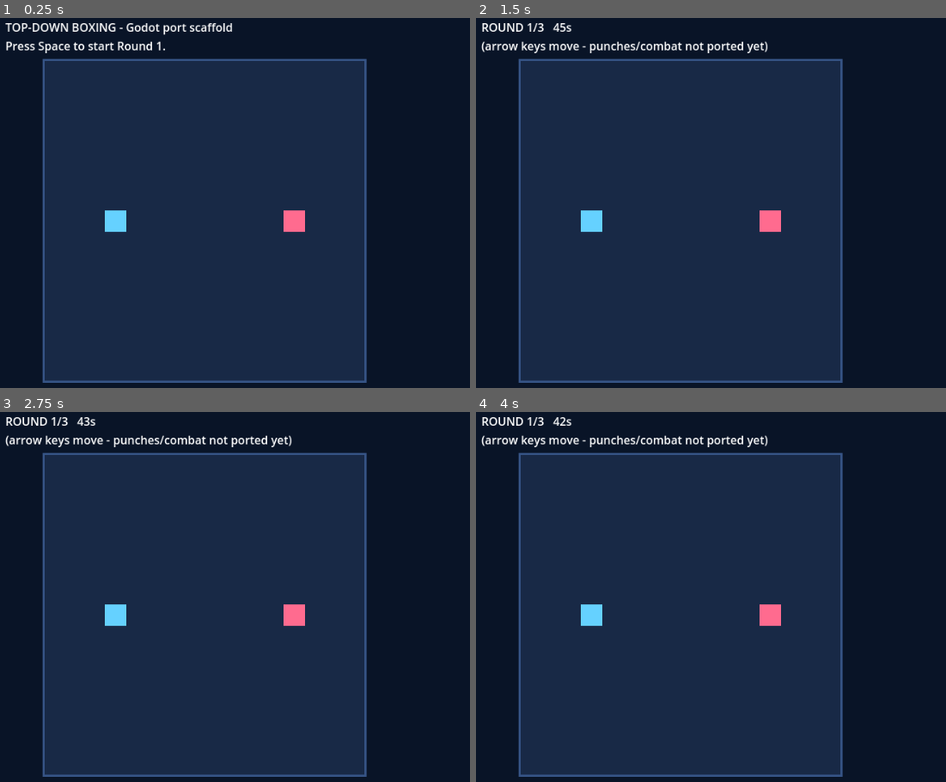
Above: before the commit, frames 1-4 (two rows, left to right).
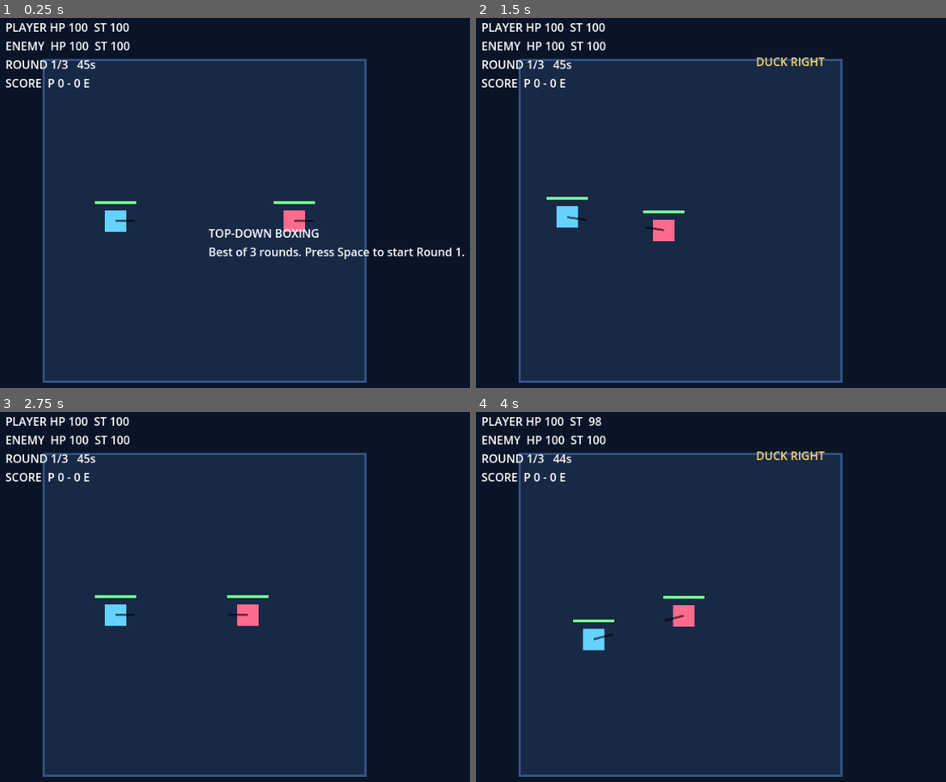
Above: after the commit, the same moments.

Repository: acertainromance401/GAME
Game: Godot game, scene res://scenes/Main.tscn
Two runs of this game, one before a commit and one after it. Both use one fixed random seed, a clock stepped at 60 frames per second and the inputs below.
Inputs:
- Up to frame 1 (0.25 s): no input
- Up to frame 2 (1.5 s): tap Space at 0.5, 0.77, 1.07 s; hold D 0.53-1.28 s; hold Q 0.53-1.28 s; tap E at 0.8, 1.35 s; hold S from 1.28 s (still down)
- Up to frame 3 (2.75 s): tap Space at 1.52, 1.82, 2.3 s; tap R at 1.55 s; release S at 2.03 s; hold D from 2.03 s (still down); hold R from 2.03 s (still down)
- Up to frame 4 (4 s): release D at 2.78 s; release R at 2.78 s; hold W 2.78-3.53 s; tap Space at 2.85, 3.02, 3.32, 3.77 s; tap Q at 3.05 s; hold A from 3.53 s (still down); hold Q from 3.53 s (still down); tap E at 3.8 s

The runs differ from the first frame. In frame 1, 2.9% of the frame differs, in the area x 1-99%, y 1-66%; in frame 2, 3.2%, in the area x 1-75%, y 1-61%; in frame 3, 2.5%; in frame 4, 3.2%.

Commit message:
Godot port phase 2: real combat logic (8 punches, hit detection, AI, round flow)
- scripts/fighter.gd (new): Fighter class (extends Node2D) mirroring the
  Python @dataclass field-for-field, plus placeholder visuals (colored
  body, facing line, HP bar, translucent attack-cone indicator).
- scripts/main.gd: replaced the flat movement-only stub with the actual
  ported game loop - facing, arrow-key movement (facing-relative
  forward/strafe like the Python version), duck (Q/E, position-shifting
  like the original)/backstep (S, with i-frames)/guard (W) evasion,
  start_combo_attack + start_attack + attempt_hit (range+cone+duck-evade
  checks, whiff/counter/guard/stagger/streak-staling), update_actor_timers
  (stamina regen, action windows, whiff penalty), a basic enemy AI
  (approach/attack/dodge), and the intro/fight/round_break/match_over
  state machine with HUD text and Space/R controls.
- Still placeholder-only: pseudo-3rd-pe- Still placeholder-only: pseudo-3rd-pe- Still placeholder-only: pseudo-3rd-pe- Still placeholder-only: pseudo-3rd-pe- Still placeholder-only: pseudo-3rd-pe- Slid- Still placeholder-only: pseudo-3rd-pe- Still placeholder-only: pseud (t- Still placeholder-only: pseudo-3rd-pe- Still placeholder-only: p remo- Still placeholder-only: pseudo-3rd-pe- Still placeholder-onlcod- Still placeholder-only: pseudo-3rd-pe- Stillof just parsing) - zero
  script errors in all runs.

Diff:
--- /dev/null
+++ b/godot-pixel-boxing/scripts/fighter.gd
@@ -0,0 +1,104 @@
+extends Node2D
+class_name Fighter
+## Ported from the Python `Fighter` @dataclass in
+## desktop-pixel-boxing/pixel_boxing_topdown.py - field-for-field, same
+## names where GDScript allows it. `range`/`damage` are renamed to
+## `punch_range`/`punch_damage` because `range` is a GDScript builtin
+## function and `damage` reads oddly duplicated - everything else matches.
+##
+## Visual: a colored square body, a facing-direction line, an HP bar, and a
+## translucent "attack cone" polygon shown only while actively swinging.
+## This is intentionally simple placeholder art (no skeleton/joints/gloves
+## yet) - see the migration notes in scripts/main.gd for what's deferred.
+
+var fighter_name: String = "Fighter"
+var fighter_color: Color = Color.WHITE
+
+var radius: float = 17.0
+var hp: int = 100
+var max_hp: int = 100
+var stamina: float = 100.0
+var max_stamina: float = 100.0
+var facing := Vector2.RIGHT
+var action: String = "idle"
+var action_t: float = 0.0
+var action_dur: float = 0.0
+var active_a: float = 0.0
+var active_b: float = 0.0
+var punch_damage: int = 0
+var punch_range: float = 0.0
+var half_angle_deg: float = 0.0
+var acted: bool = false
+var invuln: float = 0.0
+var dodge_t: float = 0.0
+var hit_flash: float = 0.0
+var anim_t: float = 0.0
+var exposed: float = 0.0
+var stagger: float = 0.0
+var whiff_penalized: bool = false
+var streak_action: String = ""
+var streak_count: int = 0
+
+const BODY_SIZE := Vector2(30.0, 30.0)
+const HP_BAR_WIDTH := 60.0
+
+var _body: ColorRect
+var _facing_line: Line2D
+var _range_cone: Polygon2D
+var _hp_bg: ColorRect
+var _hp_fill: ColorRect
+
+
+func _ready() -> void:
+	_body = ColorRect.new()
+	_body.size = BODY_SIZE
+	_body.position = -BODY_SIZE * 0.5
+	_body.color = fighter_color
+	add_child(_body)
+
+	_facing_line = Line2D.new()
+	_facing_line.width = 3.0
+	_facing_line.default_color = Color(0.0, 0.0, 0.0, 0.6)
+	add_child(_facing_line)
+
+	_range_cone = Polygon2D.new()
+	_range_cone.color = Color(1.0, 0.85, 0.4, 0.25)
+	_range_cone.visible = false
+	add_child(_range_cone)
+
+	_hp_bg = ColorRect.new()
+	_hp_bg.size = Vector2(HP_BAR_WIDTH, 6.0)
+	_hp_bg.color = Color("#0f1727")
+	_hp_bg.position = Vector2(-HP_BAR_WIDTH * 0.5, -BODY_SIZE.y * 0.5 - 14.0)
+	add_child(_hp_bg)
+
+	_hp_fill = ColorRect.new()
+	_hp_fill.size = Vector2(HP_BAR_WIDTH - 2.0, 4.0)
+	_hp_fill.color = Color("#77ff9f")
+	_hp_fill.position = _hp_bg.position + Vector2(1.0, 1.0)
+	add_child(_hp_fill)
+
+
+## Called once per frame from main.gd after all state updates, so the
+## visuals always reflect this frame's final position/action/hp.
+func update_visual() -> void:
+	_body.color = fighter_color.lerp(Color.WHITE, clamp(hit_flash / 0.18, 0.0, 1.0))
+	_facing_line.points = PackedVector2Array([Vector2.ZERO, facing * (radius + 10.0)])
+	_hp_fill.size.x = max(0.0, (HP_BAR_WIDTH - 2.0) * float(hp) / float(max(1, max_hp)))
+
+	if action != "idle" and action_t < action_dur and punch_range > 0.0:
+		_range_cone.polygon = _build_cone(punch_range, half_angle_deg)
+		_range_cone.visible = true
+	else:
+		_range_cone.visible = false
+
+
+func _build_cone(range_len: float, half_angle: float) -> PackedVector2Array:
+	var pts := PackedVector2Array([Vector2.ZERO])
+	var base_angle := facing.angle()
+	var steps := 10
+	for i in range(steps + 1):
+		var t: float = lerp(-half_angle, half_angle, float(i) / float(steps))
+		var a := base_angle + deg_to_rad(t)
+		pts.append(Vector2(cos(a), sin(a)) * range_len)
+	return pts
--- a/godot-pixel-boxing/scripts/main.gd
+++ b/godot-pixel-boxing/scripts/main.gd
@@ -1,39 +1,61 @@
 extends Node2D
-## Phase-1 Godot scaffold for the pixel-boxing prototype. Mirrors the core
-## round/match loop and basic arrow-key movement from
-## desktop-pixel-boxing/pixel_boxing_topdown.py as a starting point for the
-## full engine port.
+## Phase-2 Godot scaffold for the pixel-boxing prototype. Ports the actual
+## GAMEPLAY logic from desktop-pixel-boxing/pixel_boxing_topdown.py:
+## movement, duck/backstep/guard evasion, the full 8-punch combat system
+## (start_attack/attempt_hit), anti-mash tuning (whiff recovery, stagger,
+## move staleness), a basic enemy AI, and the round/match state machine.
 ##
-## NOT ported yet (future phases): the 8-punch combat system and hit
-## detection, the pseudo-3rd-person camera projection, skeletal
-## limb/joint animation, hitstop/camera shake/particles, the ring
-## ropes/crowd, and the Korean commentary captions. This scaffold only
-## proves the project opens and runs in Godot with the right window size,
-## a flat top-down arena, and both fighters moving - everything else still
-## needs to be built out.
+## Visuals are intentionally still placeholder (see scripts/fighter.gd):
+## colored squares + a facing line + an attack-cone indicator + HP bars,
+## no skeleton/joints/gloves, no pseudo-3rd-person camera projection, no
+## hitstop/camera-shake/particles/crowd/ropes/commentary yet - those are
+## later phases once the core feel is confirmed to work in-engine.
 
 const BG_COLOR := Color("#091427")
 const ARENA_BG := Color("#182946")
 const ARENA_EDGE := Color("#365486")
 const PLAYER_COLOR := Color("#65d1ff")
 const ENEMY_COLOR := Color("#ff6b8f")
+const GOLD := Color("#ffd86f")
 
 const PLAYER_SPEED := 210.0
-const FIGHTER_SIZE := Vector2(30.0, 30.0)
-
-var player_pos := Vector2(170.0, 295.0)
-var enemy_pos := Vector2(420.0, 295.0)
-var round_time := 45.0
+const DUCK_MAX := 34.0
+const DUCK_SMOOTH := 14.0
+const BACK_MAX := 38.0
+const BACK_SMOOTH := 12.5
+
+const FighterScript := preload("res://scripts/fighter.gd")
+
+var arena_rect: Polygon2D
+var hud: Label
+var feedback_label: Label
+var overlay_label: Label
+
+var player: Node2D
+var enemy: Node2D
+
+var player_duck_target := 0.0
+var player_duck_offset := 0.0
+var player_back_target := 0.0
+var player_back_offset := 0.0
+
+var round_i := 1
+var max_rounds: int = CombatData.ROUND_LIMIT
+var score_player := 0
+var score_enemy := 0
+var round_time := CombatData.ROUND_SECONDS
 var state := "intro"
-
-var arena_rect: Polygon2D
-var player_node: ColorRect
-var enemy_node: ColorRect
-var hud: Label
+var overlay_title := ""
+var overlay_body := ""
+var feedback_text := ""
+var feedback_timer := 0.0
+var enemy_ai_timer := 0.0
+
+var _prev_keys: Dictionary = {}
+const _EDGE_KEYS := [KEY_A, KEY_D, KEY_Q, KEY_E, KEY_W, KEY_S, KEY_SPACE, KEY_R]
 
 
 func _ready() -> void:
-	round_time = CombatData.ROUND_SECONDS
 	RenderingServer.set_default_clear_color(BG_COLOR)
 
 	arena_rect = Polygon2D.new()
@@ -53,60 +75,431 @@
 	arena_outline.points = arena_rect.polygon
 	add_child(arena_outline)
 
-	player_node = ColorRect.new()
-	player_node.color = PLAYER_COLOR
-	player_node.size = FIGHTER_SIZE
-	add_child(player_node)
-
-	enemy_node = ColorRect.new()
-	enemy_node.color = ENEMY_COLOR
-	enemy_node.size = FIGHTER_SIZE
-	add_child(enemy_node)
+	player = FighterScript.new()
+	player.fighter_name = "Player"
+	player.fighter_color = PLAYER_COLOR
+	add_child(player)
+
+	enemy = FighterScript.new()
+	enemy.fighter_name = "Enemy"
+	enemy.fighter_color = ENEMY_COLOR
+	add_child(enemy)
 
 	hud = Label.new()
 	hud.add_theme_color_override("font_color", Color.WHITE)
 	hud.position = Vector2(16.0, 12.0)
 	add_child(hud)
 
+	feedback_label = Label.new()
+	feedback_label.add_theme_color_override("font_color", GOLD)
+	feedback_label.position = Vector2(400.0, 60.0)
+	add_child(feedback_label)
+
+	overlay_label = Label.new()
+	overlay_label.add_theme_color_override("font_color", Color.WHITE)
+	overlay_label.position = Vector2(300.0, 300.0)
+	add_child(overlay_label)
+
+	_reset_match()
+
+
+func _reset_match() -> void:
+	round_i = 1
+	score_player = 0
+	score_enemy = 0
+	state = "intro"
+	_reset_fighters()
+	overlay_title = "TOP-DOWN BOXING"
+	overlay_body = "Best of %d rounds. Press Space to start Round 1." % max_rounds
+
+
+func _reset_fighters() -> void:
+	player.position = Vector2(170.0, 295.0)
+	player.hp = player.max_hp
+	player.stamina = player.max_stamina
+	player.action = "idle"
+	player.action_t = 0.0
+	player.action_dur = 0.0
+	player.streak_action = ""
+	player.streak_count = 0
+
+	enemy.position = Vector2(420.0, 295.0)
+	enemy.hp = enemy.max_hp
+	enemy.stamina = enemy.max_stamina
+	enemy.action = "idle"
+	enemy.action_t = 0.0
+	enemy.action_dur = 0.0
+	enemy.streak_action = ""
+	enemy.streak_count = 0
+
+	player_duck_target = 0.0
+	player_duck_offset = 0.0
+	player_back_target = 0.0
+	player_back_offset = 0.0
+	round_time = CombatData.ROUND_SECONDS
+	enemy_ai_timer = 0.0
+
+
+func _start_round() -> void:
+	_reset_fighters()
+	state = "fight"
+
+
+func _show_feedback(text: String) -> void:
+	feedback_text = text
+	feedback_timer = 0.35
+
 
 func _process(delta: float) -> void:
 	match state:
-		"intro":
-			hud.text = "TOP-DOWN BOXING - Godot port scaffold\nPress Space to start Round 1."
-			if Input.is_physical_key_pressed(KEY_SPACE):
-				state = "fight"
 		"fight":
-			_update_player_movement(delta)
-			round_time = max(0.0, round_time - delta)
-			if round_time <= 0.0:
-				state = "round_over"
-			hud.text = "ROUND 1/%d   %ds\n(arrow keys move - punches/combat not ported yet)" % [
-				CombatData.ROUND_LIMIT, int(ceil(round_time))
-			]
-		"round_over":
-			hud.text = "ROUND OVER - press R to restart"
-			if Input.is_physical_key_pressed(KEY_R):
-				player_pos = Vector2(170.0, 295.0)
-				enemy_pos = Vector2(420.0, 295.0)
-				round_time = CombatData.ROUND_SECONDS
-				state = "fight"
-
-	player_node.position = player_pos - FIGHTER_SIZE * 0.5
-	enemy_node.position = enemy_pos - FIGHTER_SIZE * 0.5
+			overlay_label.visible = false
+			_update_fight(delta)
+		_:
+			overlay_label.visible = true
+			overlay_label.text = "%s\n%s" % [overlay_title, overlay_body]
+			if _just_pressed(KEY_SPACE):
+				if state == "match_over":
+					_reset_match()
+				else:
+					_start_round()
+
+	if _just_pressed(KEY_R):
+		_reset_match()
+
+	feedback_timer = max(0.0, feedback_timer - delta)
+	player.update_visual()
+	enemy.update_visual()
+	_update_hud()
+	_store_prev_keys()
+
+
+func _just_pressed(keycode: int) -> bool:
+	var now := Input.is_physical_key_pressed(keycode)
+	var was: bool = _prev_keys.get(keycode, false)
+	return now and not was
+
+
+func _store_prev_keys() -> void:
+	for k in _EDGE_KEYS:
+		_prev_keys[k] = Input.is_physical_key_pressed(k)
+
+
+func _update_hud() -> void:
+	hud.text = "PLAYER HP %3d  ST %3d\nENEMY  HP %3d  ST %3d\nROUND %d/%d   %ds\nSCORE  P %d - %d E" % [
+		player.hp, int(player.stamina), enemy.hp, int(enemy.stamina),
+		round_i, max_rounds, int(ceil(round_time)), score_player, score_enemy,
+	]
+	feedback_label.text = feedback_text if feedback_timer > 0.0 else ""
+
+
+func _update_fight(delta: float) -> void:
+	_update_facing(player, enemy)
+	_update_facing(enemy, player)
+
+	if state != "fight":
+		return
+
+	if _just_pressed(KEY_A):
+		_start_combo_attack("a")
+	if _just_pressed(KEY_D):
+		_start_combo_attack("d")
+	if _just_pressed(KEY_Q):
+		_show_feedback("DUCK LEFT")
+	if _just_pressed(KEY_E):
+		_show_feedback("DUCK RIGHT")
+	if _just_pressed(KEY_S) and player_back_target <= 0.0:
+		_show_feedback("BACKSTEP")
+		player.invuln = max(player.invuln, 0.10)
+	if _just_pressed(KEY_W) and _is_guarding():
+		_show_feedback("GUARD UP")
+
+	_update_player_movement(delta)
+	_update_player_duck(delta)
+	_update_player_backstep(delta)
+	_update_ai(delta)
+	_update_actor_timers(player, delta)
+	_update_actor_timers(enemy, delta)
+
+	round_time = max(0.0, round_time - delta)
+	if round_time <= 0.0:
+		if player.hp > enemy.hp:
+			_end_round("player", "Time")
+		elif enemy.hp > player.hp:
+			_end_round("enemy", "Time")
+		else:
+			_end_round("draw", "Time")
+
+
+func _update_facing(actor: Node2D, target: Node2D) -> void:
+	var to_target := target.position - actor.position
+	if to_target.length() > 0.0001:
+		actor.facing = to_target.normalized()
+
+
+func _is_guarding() -> bool:
+	return Input.is_physical_key_pressed(KEY_W) and player.action_t >= player.action_dur and player.stagger <= 0.0
 
 
 func _update_player_movement(delta: float) -> void:
-	var move := Vector2.ZERO
+	if player.action_t < player.action_dur or player.stagger > 0.0:
+		return
+	var forward := 0.0
+	var strafe := 0.0
 	if Input.is_physical_key_pressed(KEY_UP):
-		move.y -= 1.0
+		forward += 1.0
 	if Input.is_physical_key_pressed(KEY_DOWN):
-		move.y += 1.0
+		forward -= 1.0
+	if Input.is_physical_key_pressed(KEY_RIGHT):
+		strafe += 1.0
 	if Input.is_physical_key_pressed(KEY_LEFT):
-		move.x -= 1.0
-	if Input.is_physical_key_pressed(KEY_RIGHT):
-		move.x += 1.0
-	if move.length() > 0.0:
-		move = move.normalized()
-		player_pos += move * PLAYER_SPEED * delta
-		player_pos.x = clamp(player_pos.x, CombatData.ARENA_MIN.x + 17.0, CombatData.ARENA_MAX.x - 17.0)
-		player_pos.y = clamp(player_pos.y, CombatData.ARENA_MIN.y + 17.0, CombatData.ARENA_MAX.y - 17.0)
+		strafe -= 1.0
+	if forward == 0.0 and strafe == 0.0:
+		return
+	var right := Vector2(player.facing.y, -player.facing.x)
+	var move: Vector2 = (player.facing * forward + right * strafe).normalized()
+	player.position += move * PLAYER_SPEED * delta
+	_clamp_to_arena(player)
+
+
+func _update_player_duck(delta: float) -> void:
+	var right := Vector2(player.facing.y, -player.facing.x)
+	var target := 0.0
+	if Input.is_physical_key_pressed(KEY_Q):
+		target = -1.0
+	elif Input.is_physical_key_pressed(KEY_E):
+		target = 1.0
+	player_duck_target = target
+	var desired := player_duck_target * DUCK_MAX
+	var k := 1.0 - exp(-DUCK_SMOOTH * delta)
+	var new_offset: float = lerp(player_duck_offset, desired, k)
+	var delta_offset := new_offset - player_duck_offset
+	player_duck_offset = new_offset
+	if absf(delta_offset) > 0.0001:
+		player.position += right * delta_offset
+		_clamp_to_arena(player)
+
+
+func _update_player_backstep(delta: float) -> void:
+	player_back_target = 1.0 if Input.is_physical_key_pressed(KEY_S) else 0.0
+	var desired := player_back_target * BACK_MAX
+	var k := 1.0 - exp(-BACK_SMOOTH * delta)
+	var new_offset: float = lerp(player_back_offset, desired, k)
+	var delta_offset := new_offset - player_back_offset
+	player_back_offset = new_offset
+	if absf(delta_offset) > 0.0001:
+		player.position -= player.facing * delta_offset
+		_clamp_to_arena(player)
+
+
+func _clamp_to_arena(actor: Node2D) -> void:
+	actor.position.x = clamp(actor.position.x, CombatData.ARENA_MIN.x + actor.radius, CombatData.ARENA_MAX.x - actor.radius)
+	actor.position.y = clamp(actor.position.y, CombatData.ARENA_MIN.y + actor.radius, CombatData.ARENA_MAX.y - actor.radius)
+
+
+func _start_combo_attack(key: String) -> void:
+	var q := Input.is_physical_key_pressed(KEY_Q)
+	var e := Input.is_physical_key_pressed(KEY_E)
+	var w := Input.is_physical_key_pressed(KEY_W)
+	var action_name := ""
+	if w:
+		action_name = "left_uppercut" if key == "a" else "right_uppercut"
+	elif q:
+		action_name = "left_body" if key == "a" else "right_hook"
+	elif e:
+		action_name = "left_hook" if key == "a" else "right_body"
+	else:
+		action_name = "jab" if key == "a" else "cross"
+	_start_attack(player, action_name)
+
+
+func _start_attack(actor: Node2D, name: String) -> void:
+	if actor.action_t < actor.action_dur or actor.stagger > 0.0:
+		return
+	if not CombatData.PUNCH_SPECS.has(name):
+		return
+	var spec: Dictionary = CombatData.PUNCH_SPECS[name]
+	if actor.stamina < spec["cost"]:
+		return
+
+	if actor.streak_action == name:
+		actor.streak_count += 1
+	else:
+		actor.streak_action = name
+		actor.streak_count = 1
+	var stale_mult: float = max(
+		CombatData.STALE_FLOOR,
+		pow(CombatData.STALE_DECAY, max(0, actor.streak_count - CombatData.STALE_THRESHOLD))
+	)
+	var dmg: int = max(1, int(round(spec["damage"] * stale_mult)))
+
+	actor.action = name
+	actor.action_t = 0.0
+	actor.acted = false
+	actor.whiff_penalized = false
+	actor.action_dur = spec["action_dur"]
+	actor.active_a = spec["active_a"]
+	actor.active_b = spec["active_b"]
+	actor.punch_damage = dmg
+	actor.punch_range = spec["range"]
+	actor.half_angle_deg = spec["half_angle_deg"]
+	actor.stamina = clamp(actor.stamina - float(spec["cost"]), 0.0, actor.max_stamina)
+
+
+func _attempt_hit(attacker: Node2D, defender: Node2D) -> void:
+	if defender.invuln > 0.0 or (defender.action == "dodge" and defender.dodge_t > 0.0):
+		if defender == player:
+			_show_feedback("DODGE SUCCESS")
+		return
+
+	var to_defender := defender.position - attacker.position
+	var dist := to_defender.length()
+	if dist > attacker.punch_range + defender.radius:
+		return
+
+	var dir := to_defender.normalized()
+	var dot: float = attacker.facing.dot(dir)
+	var limit := cos(deg_to_rad(attacker.half_angle_deg))
+	if dot < limit:
+		return
+
+	if defender == player and CombatData.DUCK_EVADE_KEY.has(attacker.action):
+		var needed: String = CombatData.DUCK_EVADE_KEY[attacker.action]
+		var duck_ratio: float = clamp(absf(player_duck_offset) / max(DUCK_MAX, 0.0001), 0.0, 1.0)
+		var duck_dir := ""
+		if player_duck_offset > 0.0:
+			duck_dir = "duck_right"
+		elif player_duck_offset < 0.0:
+			duck_dir = "duck_left"
+		if duck_ratio >= CombatData.DUCK_EVADE_THRESHOLD and duck_dir == needed:
+			_show_feedback("DUCK EVADE")
+			return
+
+	var dmg: int = attacker.punch_damage
+	var punished_whiff: bool = defender.exposed > 0.0
+	if punished_whiff:
+		dmg = int(round(dmg * CombatData.EXPOSED_DMG_MULT))
+
+	var guarding := defender == player and _is_guarding()
+	if guarding:
+		dmg = max(1, int(round(dmg * CombatData.GUARD_DAMAGE_MULT)))
+
+	var interrupted: bool = (
+		CombatData.PUNCH_SPECS.has(defender.action)
+		and defender.action_t < defender.action_dur
+		and not defender.acted
+	)
+	if interrupted:
+		defender.action = "idle"
+		defender.action_t = 0.0
+		defender.action_dur = 0.0
+
+	defender.hp = clampi(defender.hp - dmg, 0, defender.max_hp)
+	defender.hit_flash = 0.18
+	defender.invuln = 0.08
+	defender.stagger = CombatData.STAGGER_LOCK * (1.5 if interrupted else 1.0)
+	defender.streak_count = 0
+
+	if attacker == player and punished_whiff:
+		_show_feedback("COUNTER HIT!")
+	elif defender == player and interrupted:
+		_show_feedback("STAGGERED")
+	elif defender == player and guarding:
+		_show_feedback("BLOCKED")
+
+	if defender.hp <= 0:
+		var winner := "player" if attacker == player else "enemy"
+		_show_feedback("KO!")
+		_end_round(winner, "KO")
+
+
+func _update_actor_timers(actor: Node2D, delta: float) -> void:
+	actor.stamina = clamp(actor.stamina + delta * 17.0, 0.0, actor.max_stamina)
+	actor.invuln = max(0.0, actor.invuln - delta)
+	actor.dodge_t = max(0.0, actor.dodge_t - delta)
+	actor.hit_flash = max(0.0, actor.hit_flash - delta)
+	actor.exposed = max(0.0, actor.exposed - delta)
+	actor.stagger = max(0.0, actor.stagger - delta)
+	actor.anim_t += delta
+
+	if actor.action_t < actor.action_dur:
+		actor.action_t += delta
+		if (
+			CombatData.PUNCH_SPECS.has(actor.action)
+			and not actor.acted
+			and actor.active_a <= actor.action_t and actor.action_t <= actor.active_b
+		):
+			var target := enemy if actor == player else player
+			_attempt_hit(actor, target)
+			actor.acted = true
+		if actor.action_t >= actor.action_dur:
+			if CombatData.PUNCH_SPECS.has(actor.action) and not actor.acted and not actor.whiff_penalized:
+				actor.action_dur += CombatData.WHIFF_RECOVERY
+				actor.whiff_penalized = true
+				actor.exposed = CombatData.WHIFF_RECOVERY + 0.05
+				if actor == player:
+					_show_feedback("OFF BALANCE")
+			else:
+				actor.action = "idle"
+
+
+func _update_ai(delta: float) -> void:
+	enemy_ai_timer = max(0.0, enemy_ai_timer - delta)
+	if enemy.action_t >= enemy.action_dur:
+		var to_player := player.position - enemy.position
+		var dist := to_player.length()
+		if dist > 130.0:
+			var dir := to_player.normalized()
+			enemy.position += dir * 155.0 * delta
+			_clamp_to_arena(enemy)
+
+	if player.exposed > 0.0 and enemy.action_t >= enemy.action_dur and enemy.stagger <= 0.0:
+		enemy_ai_timer = 0.0
+
+	if enemy_ai_timer > 0.0:
+		return
+
+	var cooldown_scale := 1.0 + 0.15 * float(round_i - 1)
+	enemy_ai_timer = randf_range(0.14, 0.30) / cooldown_scale
+	var dist2 := (player.position - enemy.position).length()
+	if dist2 < 84.0 and randf() < 0.28:
+		enemy.action = "dodge"
+		enemy.action_t = 0.0
+		enemy.action_dur = 0.22
+		enemy.punch_range = 0.0
+		enemy.acted = true
+		enemy.invuln = 0.14
+		enemy.dodge_t = 0.14
+		var back := (enemy.position - player.position).normalized()
+		enemy.position += back * 40.0
+		_clamp_to_arena(enemy)
+	elif dist2 < 110.0:
+		_start_attack(enemy, "cross" if randf() < 0.55 else "jab")
+
+
+func _end_round(winner: String, _reason: String) -> void:
+	state = "round_break"
+	if winner == "player":
+		score_player += 1
+	elif winner == "enemy":
+		score_enemy += 1
+
+	var player_won := score_player > max_rounds / 2
+	var enemy_won := score_enemy > max_rounds / 2
+	var last_round := round_i >= max_rounds
+
+	if player_won or enemy_won or last_round:
+		state = "match_over"
+		var title := "MATCH DRAW"
+		if score_player > score_enemy:
+			title = "PLAYER WINS THE MATCH"
+		elif score_enemy > score_player:
+			title = "ENEMY WINS THE MATCH"
+		overlay_title = title
+		overlay_body = "Final score P%d-%dE  |  Space or R: restart" % [score_player, score_enemy]
+		return
+
+	var result := winner.to_upper() if winner in ["player", "enemy"] else "DRAW"
+	overlay_title = "ROUND %d - %s" % [round_i, result]
+	overlay_body = "Score P%d-%dE  |  Space: next round" % [score_player, score_enemy]
+	round_i += 1
